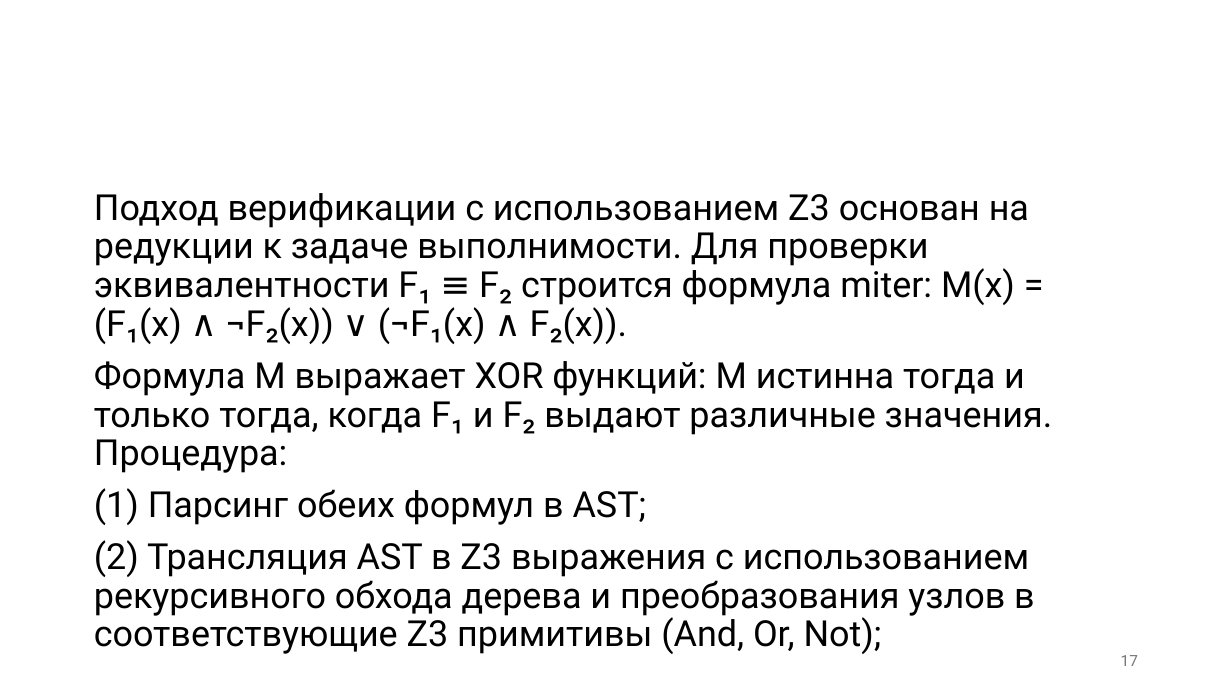
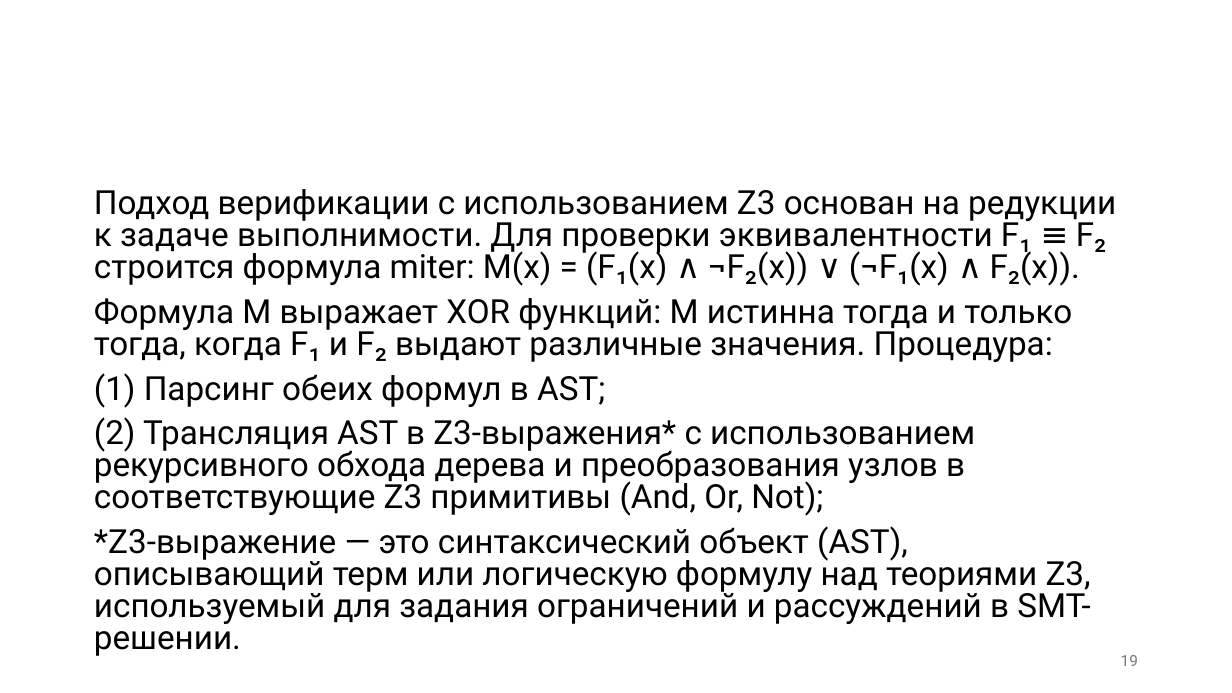
Before and after one commit to PlatonBarchenkov/SAT_Solver, a slide deck: slide 19 of SAT-решатели (презентация).pptx (slide 17 before the commit). Drawn at 1232x693 pixels with LibreOffice and Linux fonts; fonts in the diff are those of the drawing; background and template pictures are left out. Boxes give left, top, right and bottom in pixels: in the first picture for what was removed or moved away, otherwise in the second. Text is boxed around its words. In the diff, an @@ line names an element or a change of style, - is before the commit and + after.

```diff
--- a/SAT-решатели (презентация).pptx
+++ b/SAT-решатели (презентация).pptx
@@ text at bbox=[94, 189, 1116, 408]: size 28 to 25.9 pt in "Подход верификации с использованием Z3 основан на ...", "Формула M выражает XOR функций: M истинна ...", "(1) Парсинг обеих формул в AST;"; line spacing 0.9 to 0.8 @@
@@ text at bbox=[94, 417, 1091, 656]: text changed; size 28 to 25.9 pt @@
-(2) Трансляция AST в Z3 выражения с использованием рекурсивного обхода дерева и преобразования узлов в соответствующие Z3 примитивы (And, Or, Not);
+(2) Трансляция AST в Z3-выражения* с использованием рекурсивного обхода дерева и преобразования узлов в соответствующие Z3 примитивы (And, Or, Not);
+*Z3-выражение — это синтаксический объект (AST), описывающий терм или логическую формулу над теориями Z3, используемый для задания ограничений и рассуждений в SMT-решении.
@@ page number at bbox=[1121, 655, 1138, 666]: text changed @@
-17
+19
```
Also in this commit, not shown: 5 other slides changed, 6 slides added, 3 other files.
